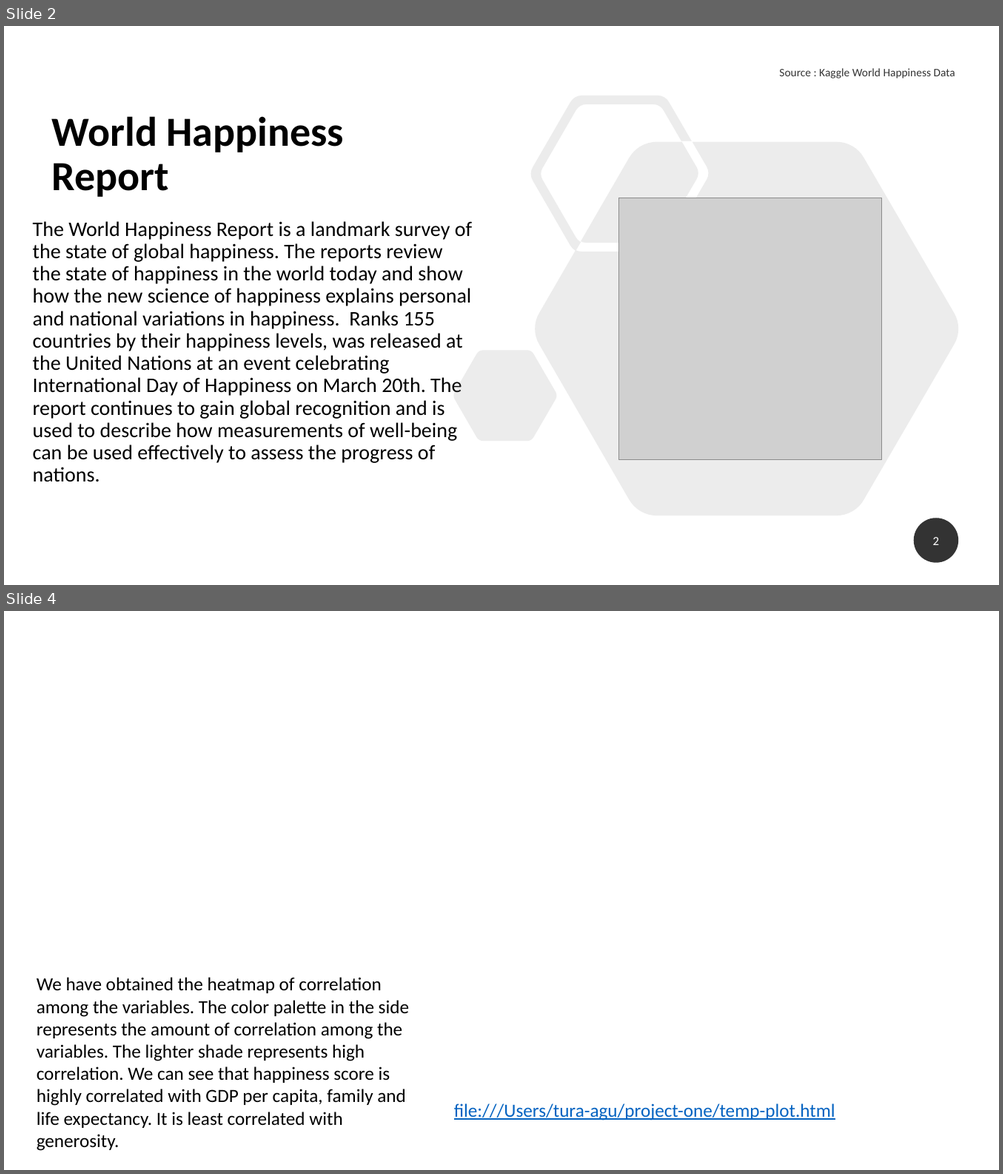
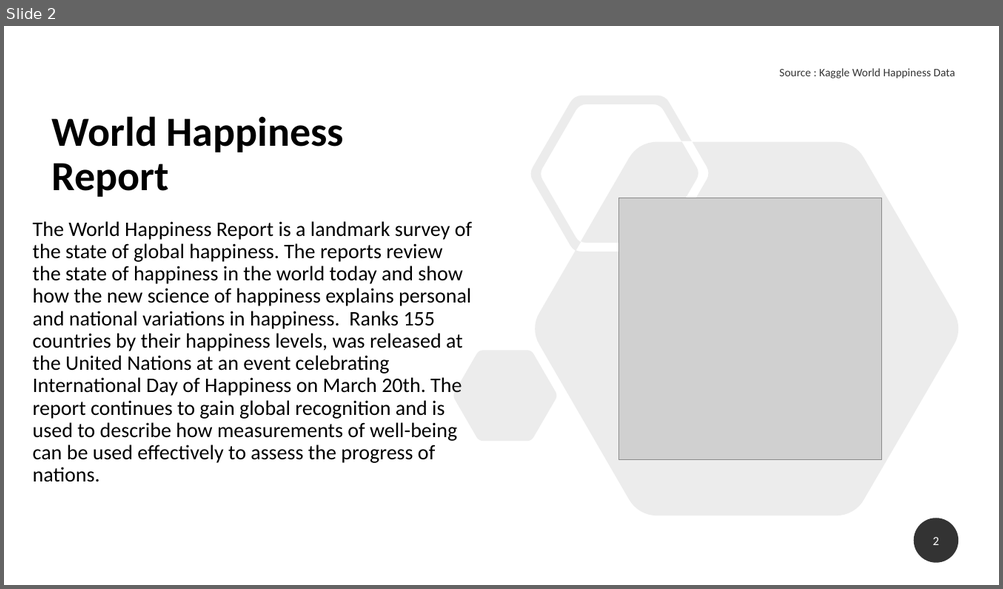
Before and after one commit to jcook25/project-one, a slide deck: World Happiness Report .pptx. Shown one above the other, each under a label of ours: slides 2 and 4 before the commit, slide 2 after it; the slides between them are not shown. The pictures are 1003x1174 and 1003x589 pixels, drawn with LibreOffice and Linux fonts; fonts in the diff are those of the drawing; grey boxes stand for pictures. Boxes give left, top, right and bottom in pixels: in the first picture for what was removed or moved away, otherwise in the second. Text is boxed around its words. In the diff, an @@ line names an element or a change of style, - is before the commit and + after.

```diff
--- a/World Happiness Report .pptx
+++ b/World Happiness Report .pptx
@@ slide 4 removed at (4,611,999,1170), background #FFFFFF @@
@@ text removed at (37,977,409,1151) @@
-We have obtained the heatmap of correlation among the variables. The color palette in the side represents the amount of correlation among the variables. The lighter shade represents high correlation. We can see that happiness score is highly correlated with GDP per capita, family and life expectancy. It is least correlated with generosity.
@@ text removed at (454,1104,835,1121) @@
-file:///Users/tura-agu/project-one/temp-plot.html
```
Also in this commit, not shown: 1 slide changed, 5 slides added, 13 other files.
